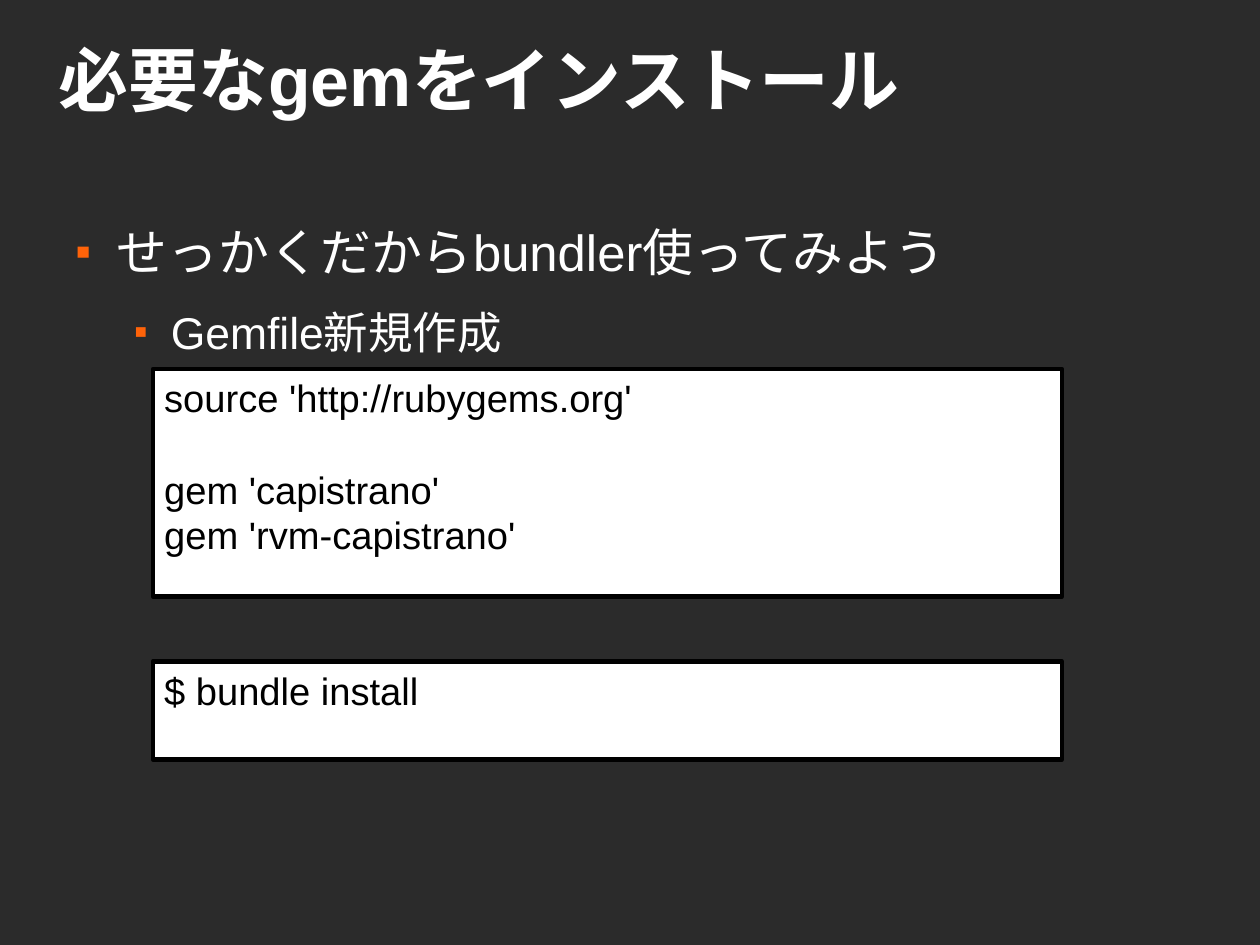
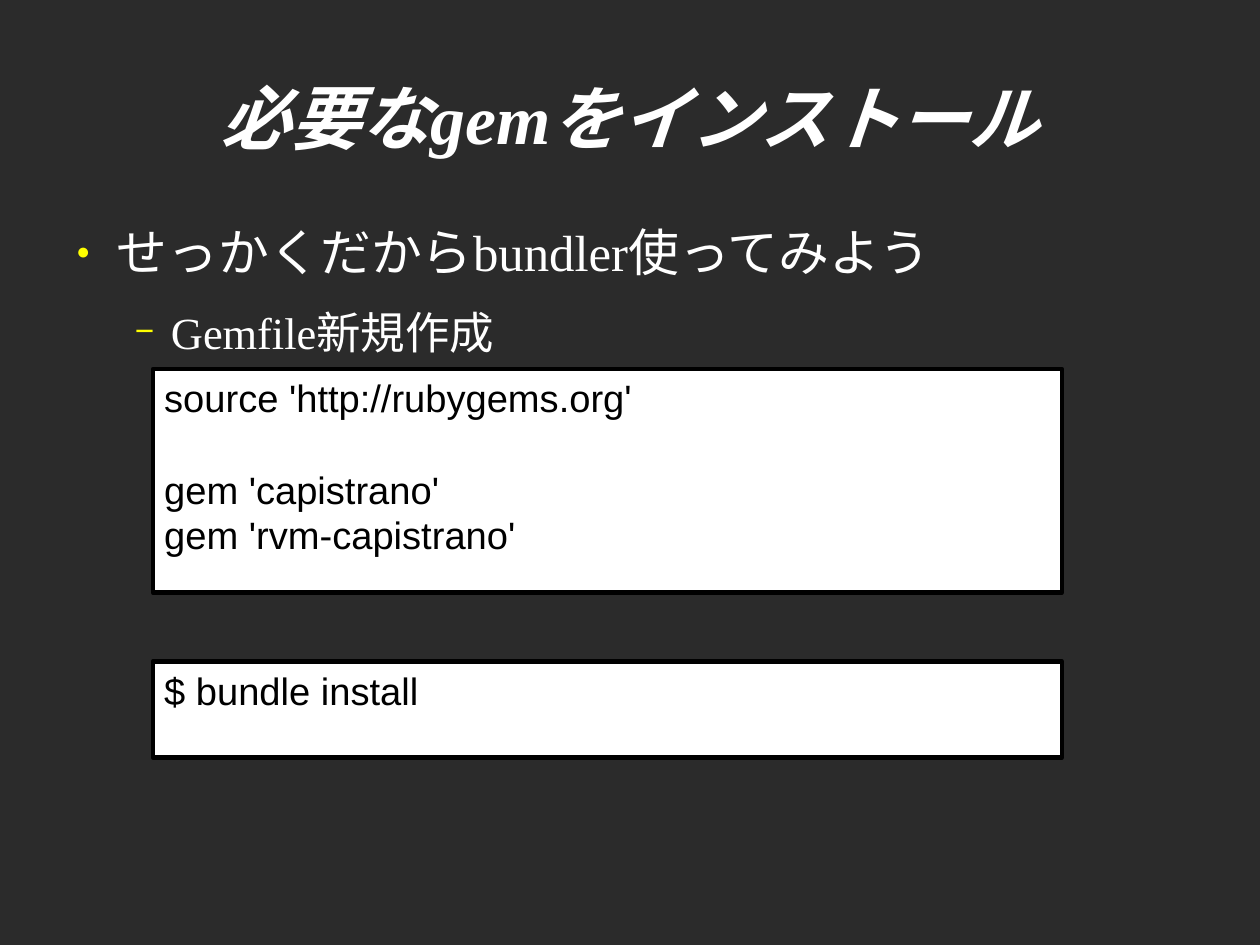
Before and after one commit to sendagayarb/mokmok_2012-05-28, a slide deck: slide 8 of fukajun/capistrano.odp. Drawn at 1260x945 pixels with LibreOffice and Linux fonts; fonts in the diff are those of the drawing; background and template pictures are left out; a plain dark background stands for a picture behind light text. Boxes give left, top, right and bottom in pixels: in the first picture for what was removed or moved away, otherwise in the second. Text is boxed around its words. In the diff, an @@ line names an element or a change of style, - is before the commit and + after.

```diff
--- a/fukajun/capistrano.odp
+++ b/fukajun/capistrano.odp
@@ title "必要なgemをインストール": place and size @@
-title "必要なgemをインストール" at (59,46,900,121)
+title "必要なgemをインストール" at (221,85,431,158)
@@ title "必要なgemをインストール" at (221,85,431,158): font Arial to Times New Roman, italic on; alignment left to centre @@
@@ text "せっかくだからbundler使ってみよう" at (117,228,931,353): font Arial to Times New Roman; bullet ■ to ●; bullet colour #FF6309 to #FFFF00; bullet ■ to − @@
@@ rectangle "source 'http://rubygems.org'": place and size @@
-rectangle "source 'http://rubygems.org'" at (153,369,1062,597)
+rectangle "source 'http://rubygems.org'" at (153,369,1062,593)
```
Also in this commit, not shown: 12 other slides changed, 17 slides added.
